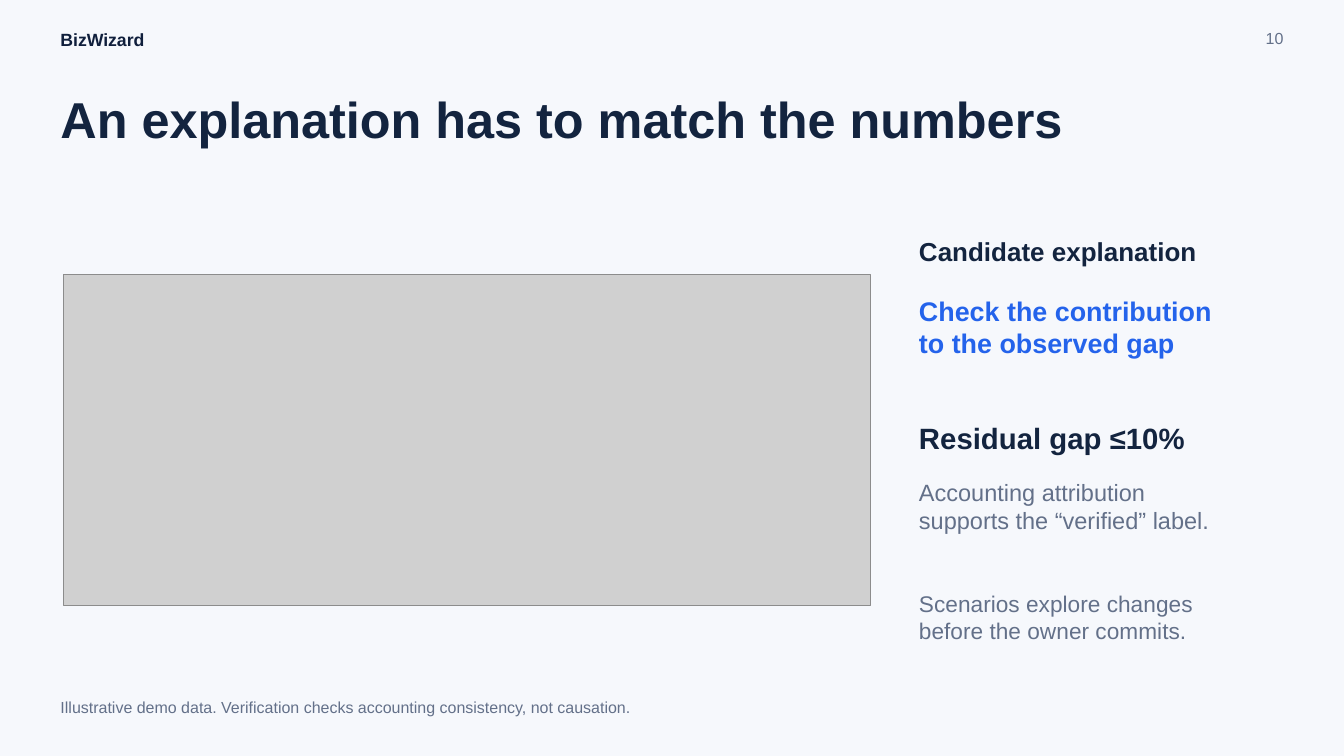
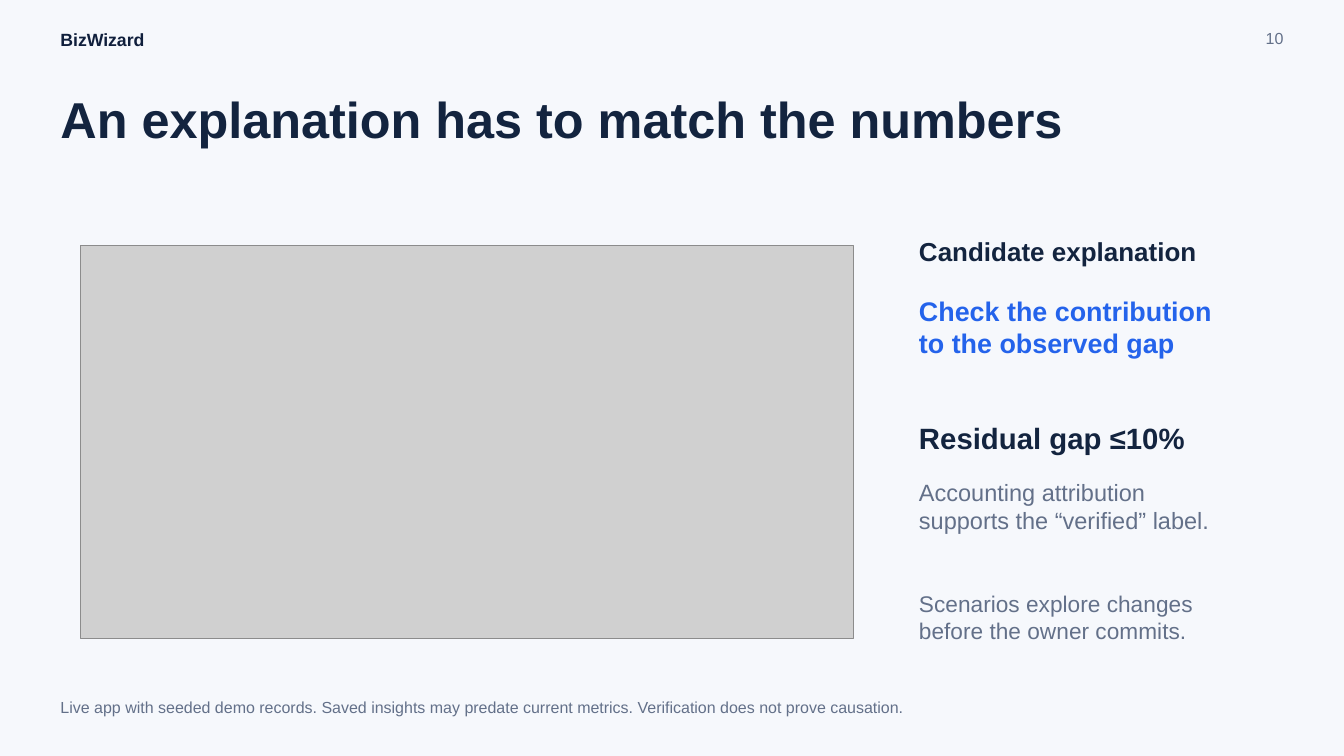
Before and after one commit to mahfuz-saim/bizwizard, a slide deck: slide 10 of output/presentation/BizWizard-Presentation.pptx. Drawn at 1344x756 pixels with LibreOffice and Linux fonts; fonts in the diff are those of the drawing; grey boxes stand for pictures. Boxes give left, top, right and bottom in pixels: in the first picture for what was removed or moved away, otherwise in the second. Text is boxed around its words. In the diff, an @@ line names an element or a change of style, - is before the commit and + after.

```diff
--- a/output/presentation/BizWizard-Presentation.pptx
+++ b/output/presentation/BizWizard-Presentation.pptx
@@ picture: place and size @@
-picture at box(64, 274, 870, 605)
+picture at box(81, 245, 853, 638)
@@ text at box(60, 701, 903, 717): text changed @@
-Illustrative demo data. Verification checks accounting consistency, not causation.
+Live app with seeded demo records. Saved insights may predate current metrics. Verification does not prove causation.
```
Also in this commit, not shown: 4 other slides changed, 6 other files.
